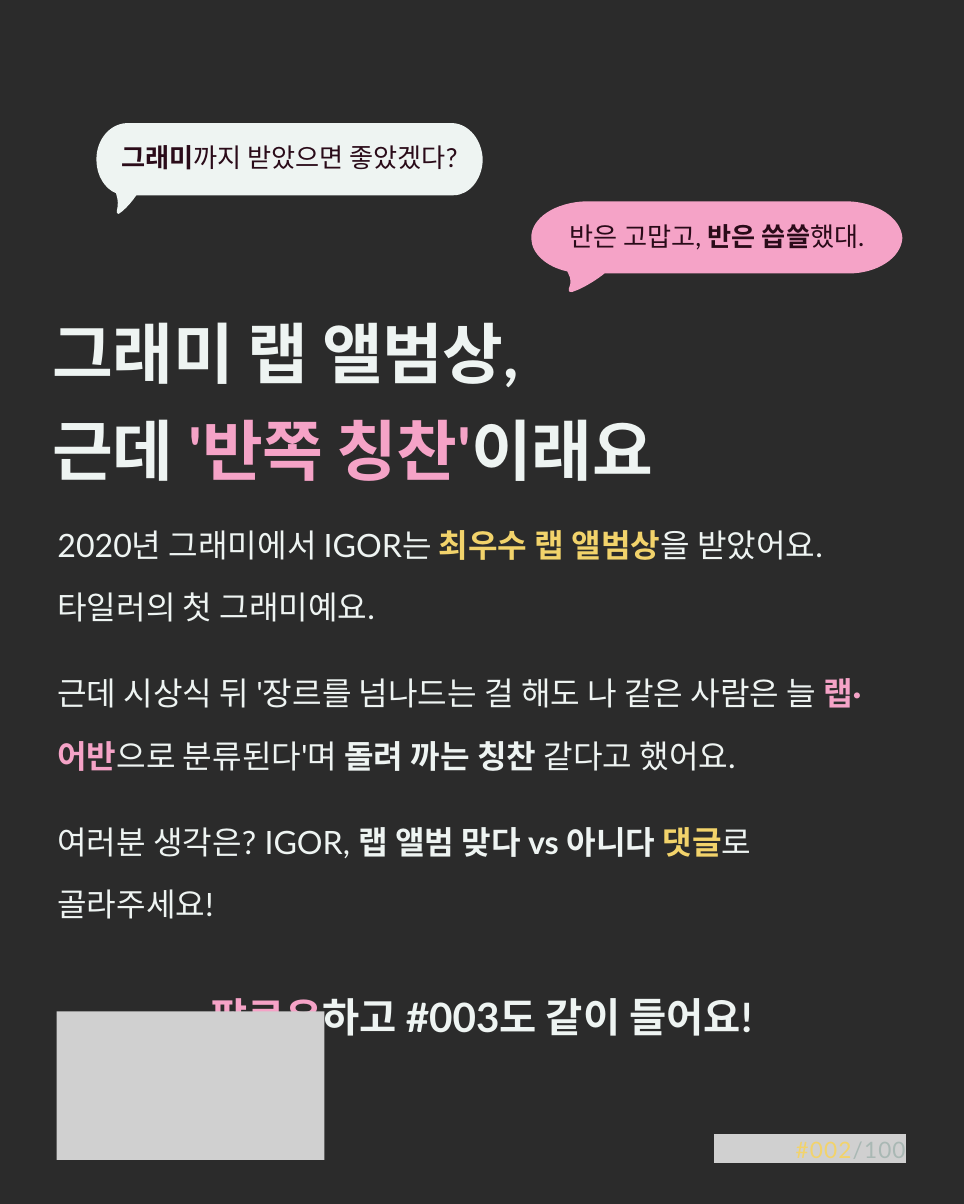
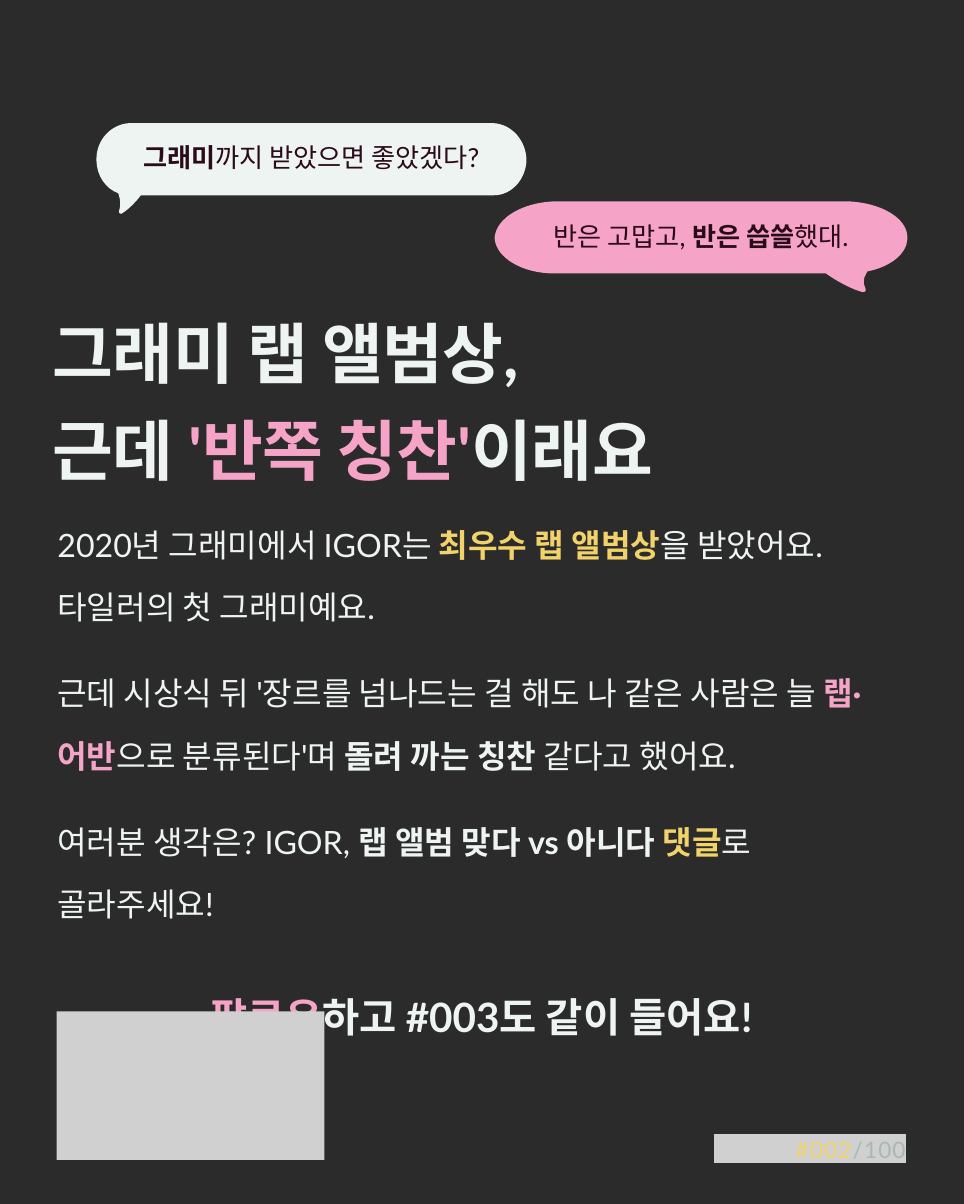
Before and after one commit to yeezyismygoat-pixel/ClaudeRep, a slide deck: slide 8 of IGOR_명반002_초안.pptx. Drawn at 964x1204 pixels with LibreOffice and Linux fonts; fonts in the diff are those of the drawing; grey boxes stand for pictures; background and template pictures are left out; a plain dark background stands for a picture behind light text. Boxes give left, top, right and bottom in pixels: in the first picture for what was removed or moved away, otherwise in the second. Text is boxed around its words. In the diff, an @@ line names an element or a change of style, - is before the commit and + after.

```diff
--- a/IGOR_명반002_초안.pptx
+++ b/IGOR_명반002_초안.pptx
@@ freeform shape resized from (x1=96, y1=123, x2=482, y2=214) to (x1=96, y1=123, x2=526, y2=214) @@
@@ text "그래미까지 받았으면 좋았겠다?" moved from (x1=122, y1=145, x2=458, y2=170) to (x1=143, y1=145, x2=480, y2=170) @@
@@ freeform shape resized from (x1=531, y1=201, x2=902, y2=292) to (x1=494, y1=201, x2=907, y2=292) @@
@@ text "반은 고맙고, 반은 씁쓸했대." moved from (x1=569, y1=224, x2=864, y2=250) to (x1=554, y1=224, x2=848, y2=250) @@
```
Also in this commit, not shown: 7 other slides changed, 1 other file.
